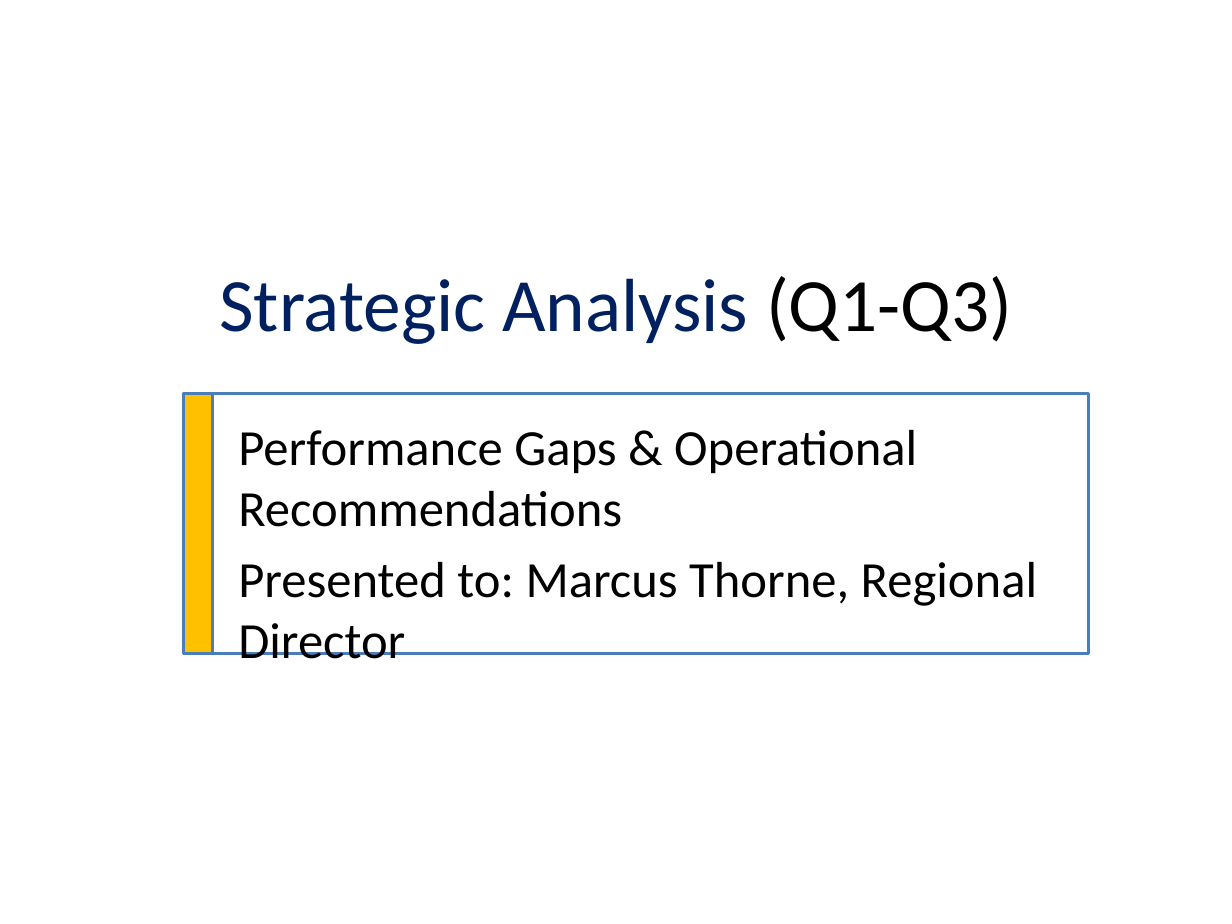
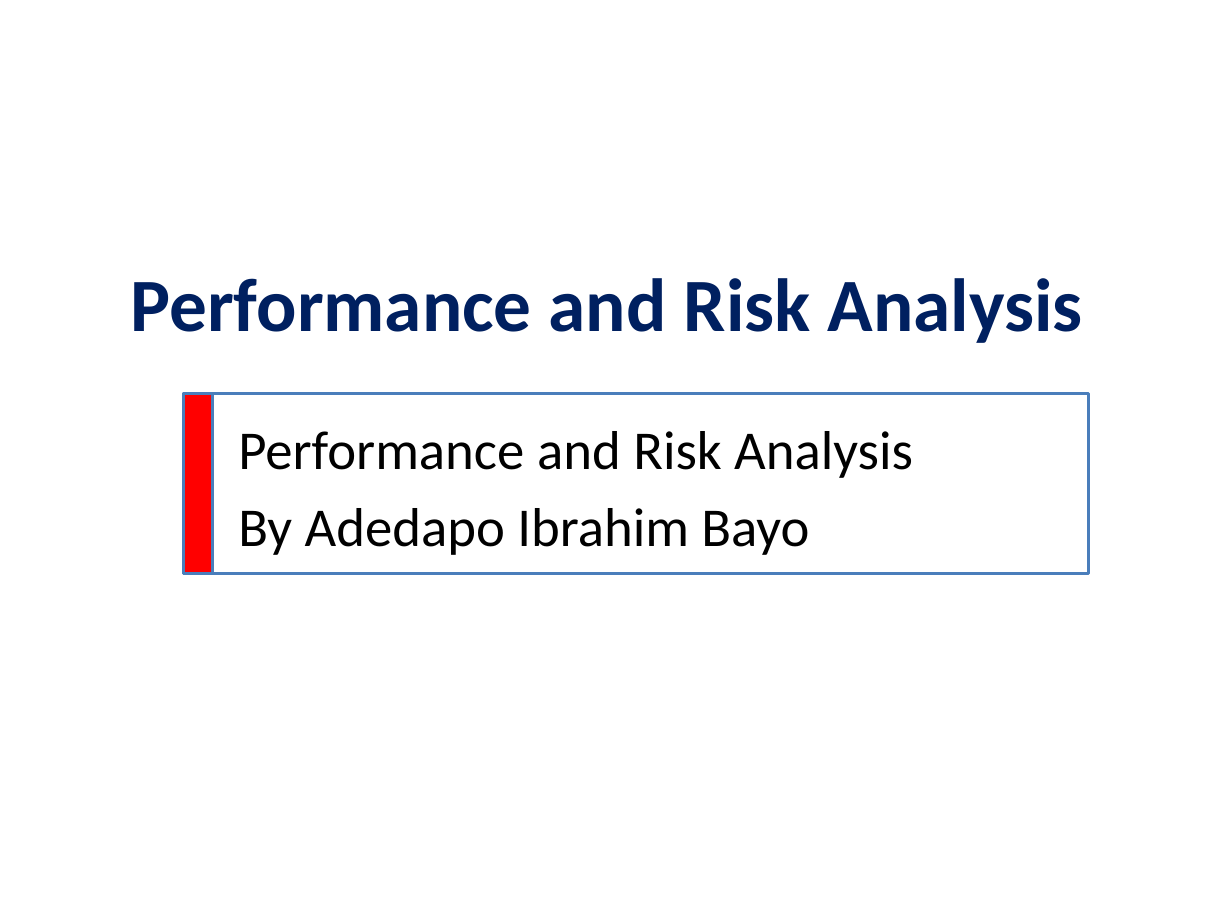
Before and after one commit to adedapo-ibrahim/Data-Analysis, a slide deck: slide 1 of Strategic_Analysis_Report.pptx. Drawn at 1232x924 pixels with LibreOffice and Linux fonts; fonts in the diff are those of the drawing. Boxes give left, top, right and bottom in pixels: in the first picture for what was removed or moved away, otherwise in the second. Text is boxed around its words. In the diff, an @@ line names an element or a change of style, - is before the commit and + after.

```diff
--- a/Strategic_Analysis_Report.pptx
+++ b/Strategic_Analysis_Report.pptx
@@ ellipse at (0,0,301,276): fill #002060 at 40% opacity to #FF0000 at 40% opacity @@
@@ ellipse at (903,0,1232,291): fill #002060 at 40% opacity to #FF0000 at 40% opacity @@
@@ title at (130,278,1083,343): text changed; bold on @@
-Strategic Analysis (Q1-Q3)
+Performance and Risk Analysis
@@ rectangle: place and size @@
-rectangle at (184,394,1089,654)
+rectangle at (184,394,1089,574)
@@ rectangle: place and size @@
-rectangle at (184,394,213,654)
+rectangle at (184,394,213,574)
@@ rectangle at (184,394,213,574): fill #FFC000 to #FF0000 @@
@@ subtitle at (238,431,913,555): text changed; size 29.6 to 32 pt @@
-Performance Gaps & Operational Recommendations
-Presented to: Marcus Thorne, Regional Director
+Performance and Risk Analysis
+By Adedapo Ibrahim Bayo
```
Also in this commit, not shown: 5 other slides changed, 2 slides added, 2 slides removed, 1 other file.
